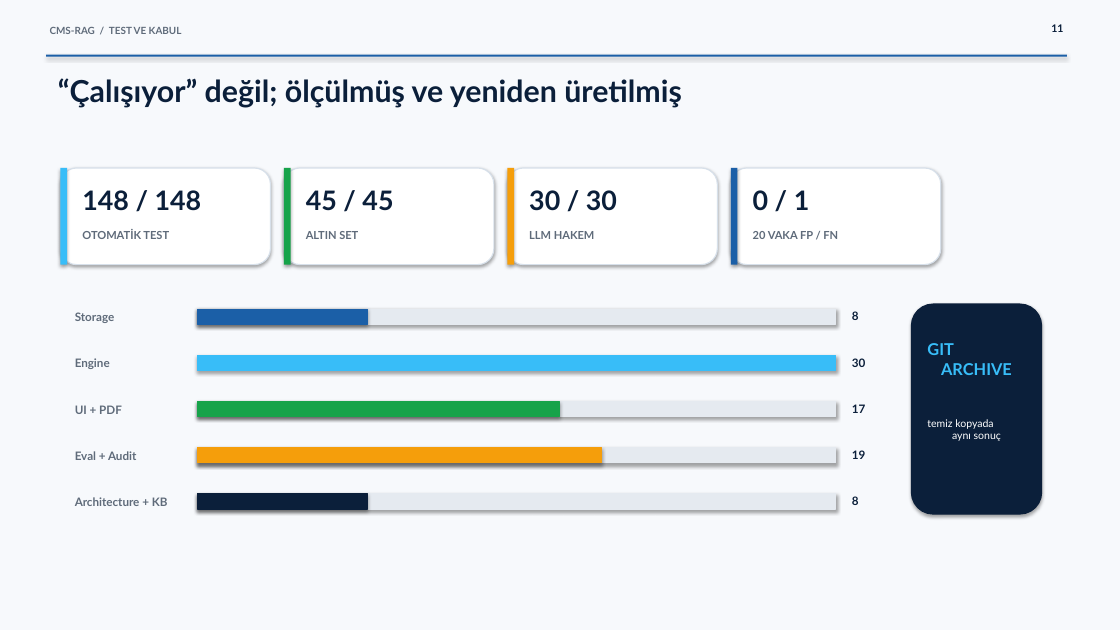
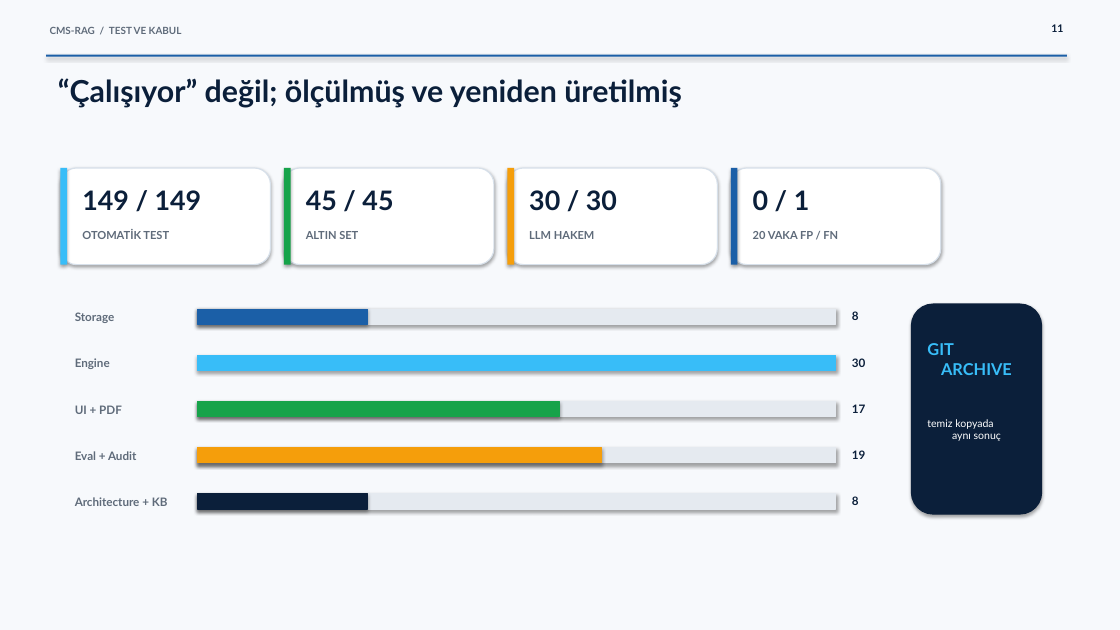
Before and after one commit to AnEngineerEfe/CMS-RAG-Assistant, a slide deck: slide 11 of deliverables/CMS-RAG_Nihai_Proje_Sunumu.pptx. Drawn at 1120x630 pixels with LibreOffice and Linux fonts; fonts in the diff are those of the drawing. Boxes give left, top, right and bottom in pixels: in the first picture for what was removed or moved away, otherwise in the second. Text is boxed around its words. In the diff, an @@ line names an element or a change of style, - is before the commit and + after.

```diff
--- a/deliverables/CMS-RAG_Nihai_Proje_Sunumu.pptx
+++ b/deliverables/CMS-RAG_Nihai_Proje_Sunumu.pptx
@@ text at [82,190,202,210]: text changed @@
-148 / 148
+149 / 149
```
Also in this commit, not shown: 2 other slides changed, 7 other files.
